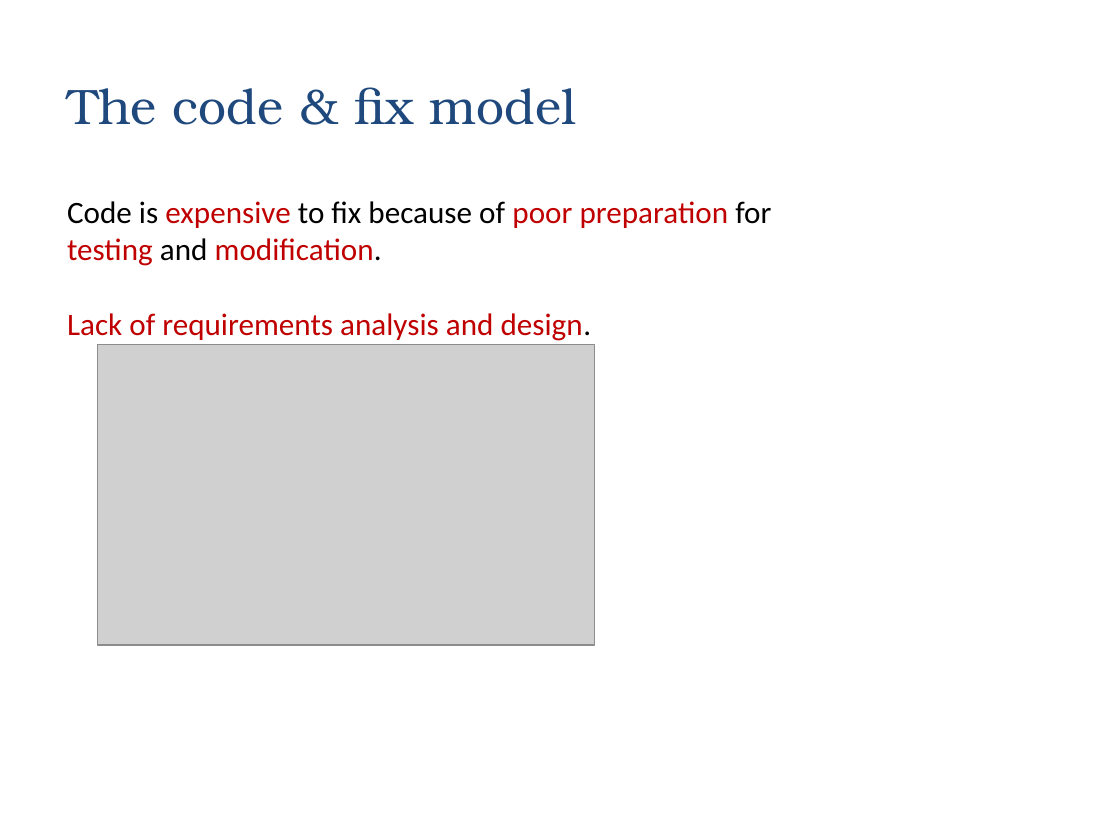
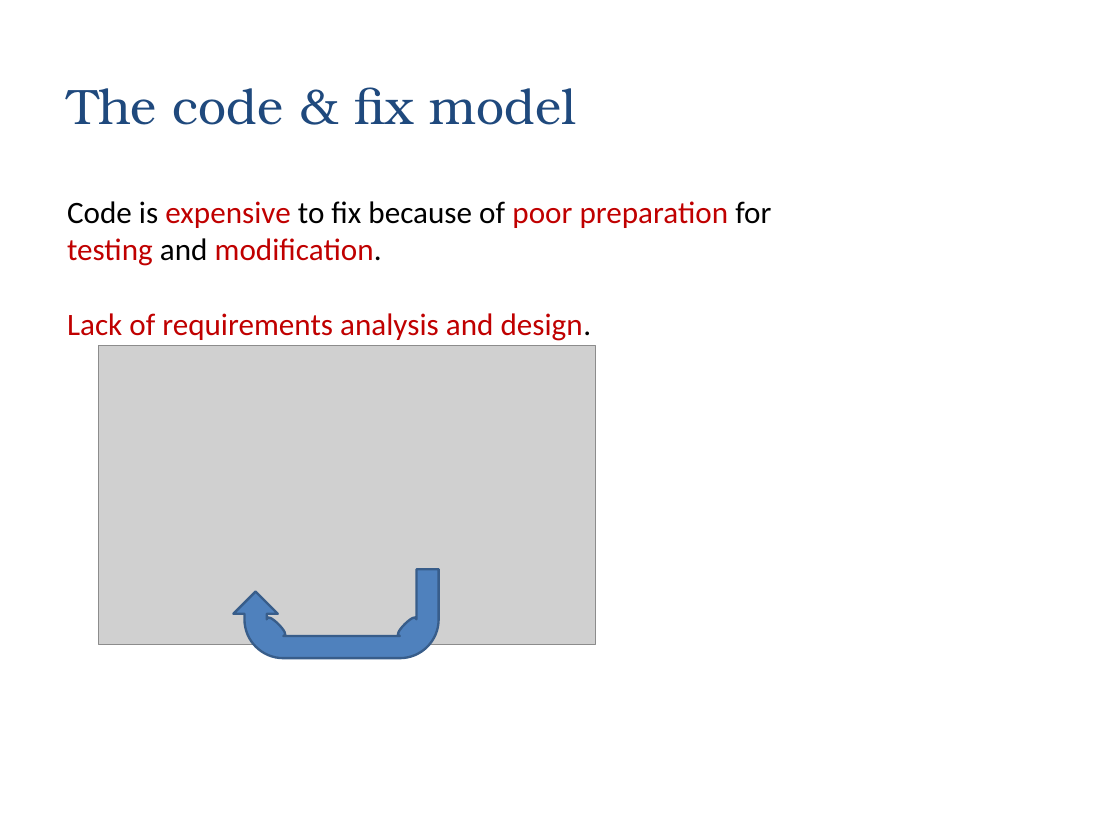
Before and after one commit to zarras/myy803-slides, a slide deck: slide 19 of 2-SoftEng-DevelopmentProcess.ppt. Drawn at 1120x840 pixels with LibreOffice and Linux fonts; fonts in the diff are those of the drawing; grey boxes stand for pictures. Boxes give left, top, right and bottom in pixels: in the first picture for what was removed or moved away, otherwise in the second. Text is boxed around its words. In the diff, an @@ line names an element or a change of style, - is before the commit and + after.

```diff
--- a/2-SoftEng-DevelopmentProcess.ppt
+++ b/2-SoftEng-DevelopmentProcess.ppt
@@ freeform shape added at [233, 569, 438, 657], fill #4F81BD, outline #385D8A 1.5 pt @@
```
Also in this commit, not shown: 5 other slides changed, 1 slide added, 8 slides removed, 3 other files.
